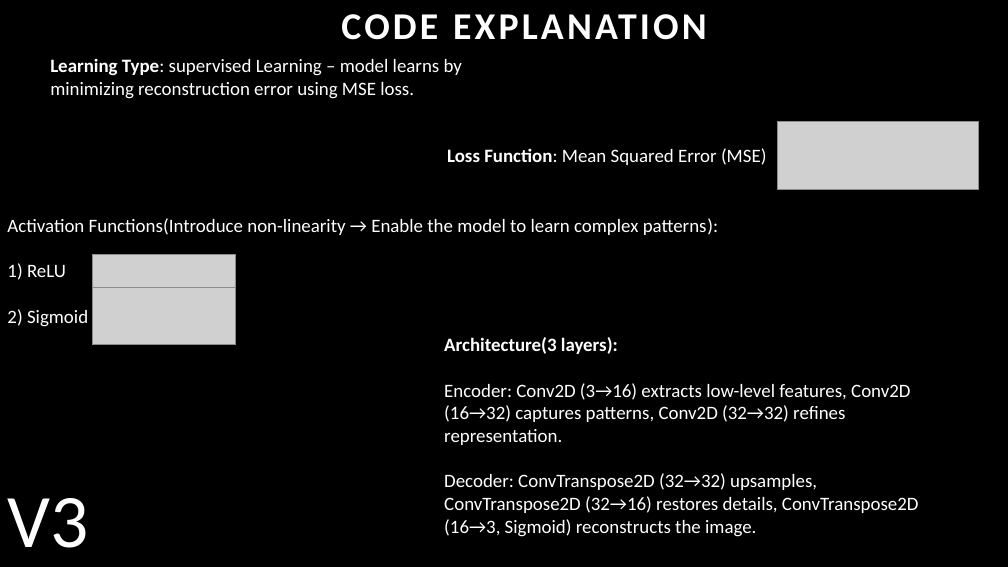
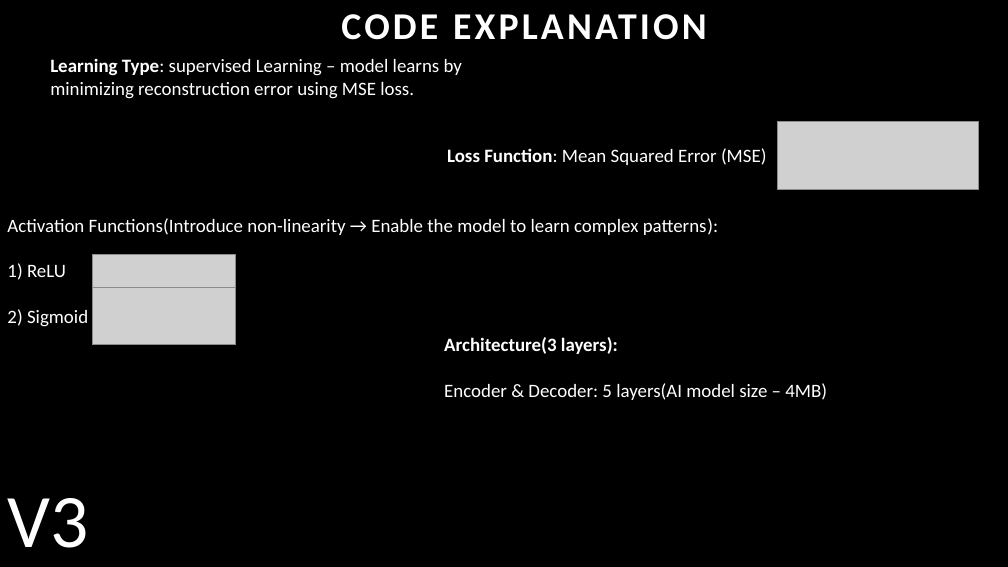
Before and after one commit to Heigen007/ai_photo_enhanse_python, a slide deck: slide 21 of ai_compression_project.pptx. Drawn at 1008x567 pixels with LibreOffice and Linux fonts; fonts in the diff are those of the drawing; grey boxes stand for pictures. Boxes give left, top, right and bottom in pixels: in the first picture for what was removed or moved away, otherwise in the second. Text is boxed around its words. In the diff, an @@ line names an element or a change of style, - is before the commit and + after.

```diff
--- a/ai_compression_project.pptx
+++ b/ai_compression_project.pptx
@@ text at (x1=444, y1=383, x2=827, y2=400): text changed @@
-Encoder: Conv2D (3→16) extracts low-level features, Conv2D (16→32) captures patterns, Conv2D (32→32) refines representation.
-Decoder: ConvTranspose2D (32→32) upsamples, ConvTranspose2D (32→16) restores details, ConvTranspose2D (16→3, Sigmoid) reconstructs the image.
+Encoder & Decoder: 5 layers(AI model size – 4MB)
```
Also in this commit, not shown: 6 other slides changed, 3 slides added, 8 other files.
